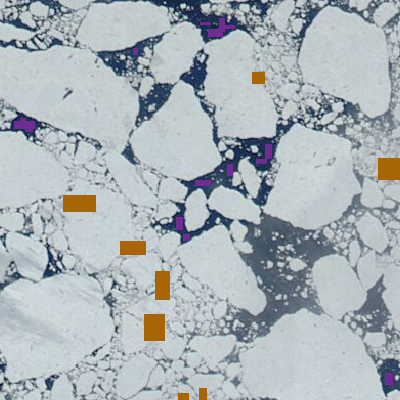
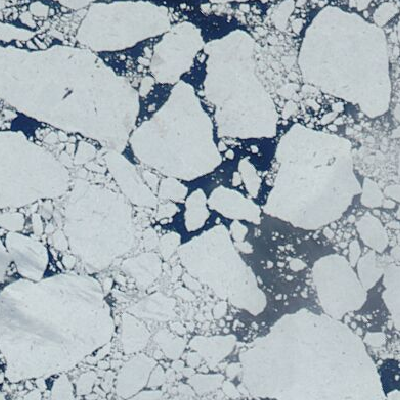
Layered file, before and after one edit (400px x 400px). Changes by layer:
hid "ice samples" (2nd of 2) over box(63, 72, 400, 400)
hid "water samples" over box(14, 18, 393, 385)
